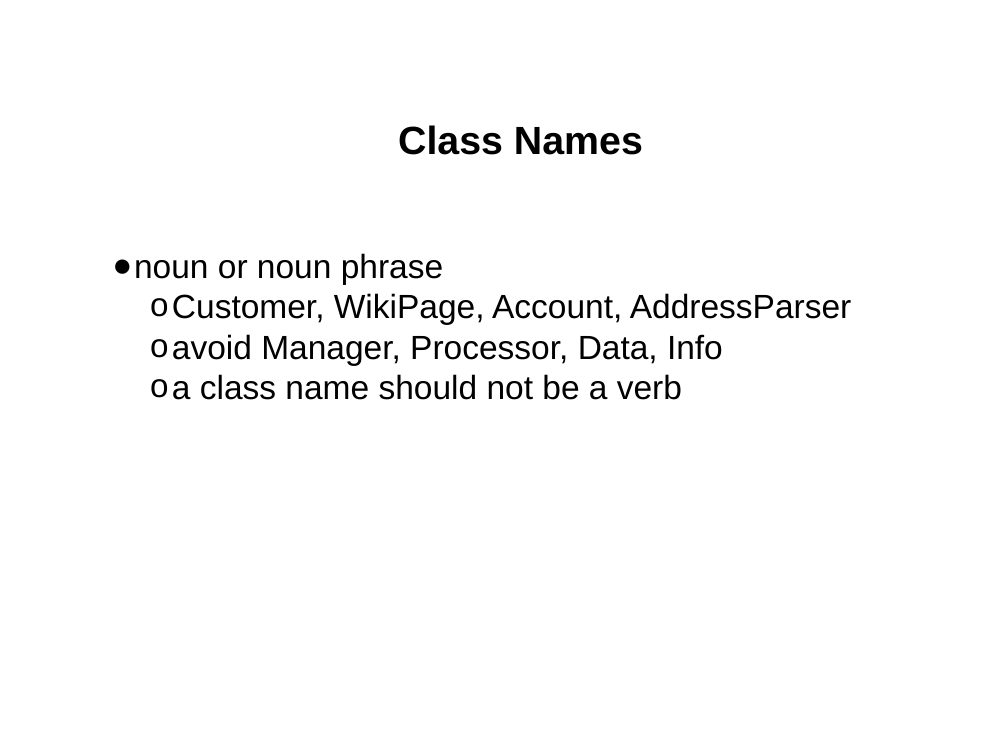
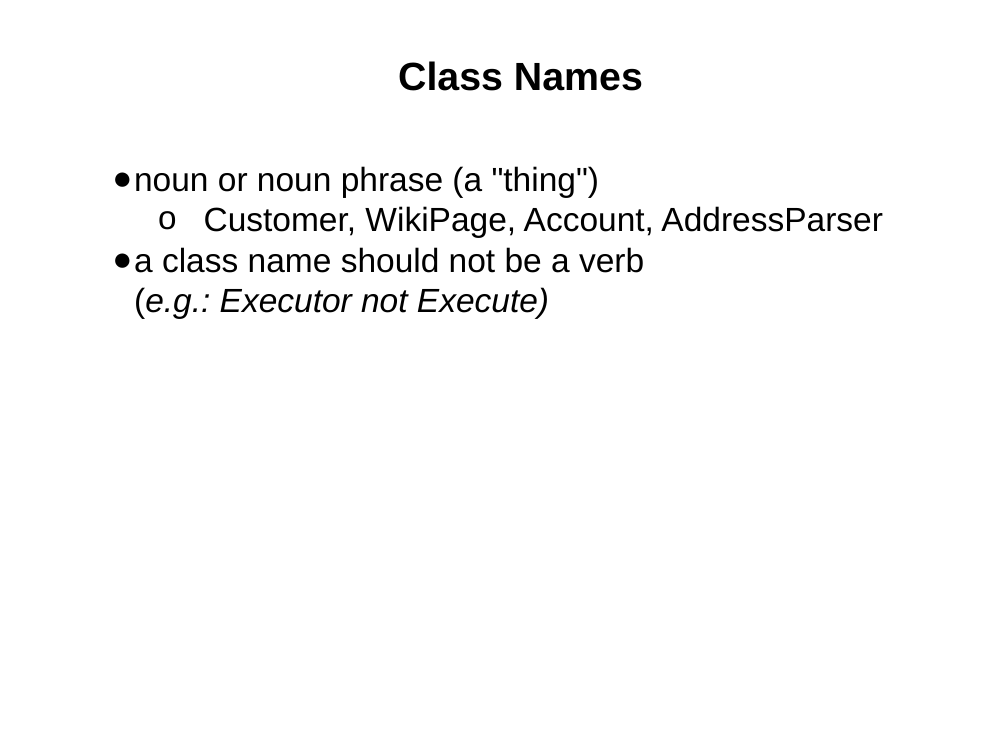
Before and after one commit to cvmocanu/clean-code-presentation, a slide deck: slide 29 of Clean Code.pptx (slide 20 before the commit). Drawn at 1008x756 pixels with LibreOffice and Linux fonts; fonts in the diff are those of the drawing. Boxes give left, top, right and bottom in pixels: in the first picture for what was removed or moved away, otherwise in the second. Text is boxed around its words. In the diff, an @@ line names an element or a change of style, - is before the commit and + after.

```diff
--- a/Clean Code.pptx
+++ b/Clean Code.pptx
@@ title "Class Names": place and size @@
-title "Class Names" at bbox=[398, 125, 643, 155]
+title "Class Names" at bbox=[398, 61, 643, 91]
@@ text "noun or noun phrase (a ...": place and size @@
-text "noun or noun phrase (a ..." at bbox=[134, 253, 852, 400]
+text "noun or noun phrase (a ..." at bbox=[134, 166, 883, 318]
@@ text at bbox=[134, 166, 600, 197]: text changed @@
-● noun or noun phrase
+● noun or noun phrase (a "thing")
@@ text at bbox=[204, 206, 883, 237]: list level 2 to 1 in "Customer, WikiPage, Account, AddressParser" @@
@@ text at bbox=[134, 247, 644, 318]: text changed @@
-  o avoid Manager, Processor, Data, Info
-  o a class name should not be a verb
+● a class name should not be a verb
+  (e.g.: Executor not Execute)
```
Also in this commit, not shown: 9 other slides changed, 10 slides added.
